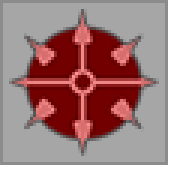
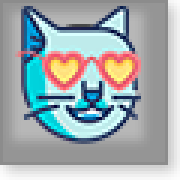
Comparing the layer stacks of the two 180x180 images. Changes:
hid "weapons" over [9, 9, 159, 156]
added layer "animal-kingdom (1)" above "animal-kingdom (2)" over [15, 6, 141, 144]
showed "mark", painted on it over [42, 12, 126, 153]
painted on "Rectangle 1" over [3, 3, 165, 162]
